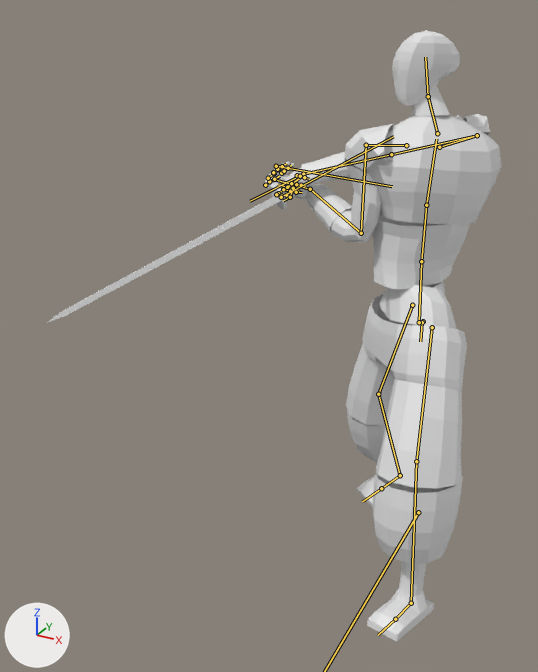
What one commit did to the FBX model Assets/Models/Yamishin/Yamishin.fbx.
Camera for both pictures: a 50 mm camera at (0.67, -3.5, 1.89) aimed at (-0.43, -1.49, 0.89). Arrows for +X, +Y and +Z are at lower left; the lights stay in place. Both versions are drawn at frame 27 of the action 'Armature|Yamishin|Attack3'; the numbers are the values there. The bones that bend it are drawn over the model as lines.

Objects in the first picture: 'Proxy'.
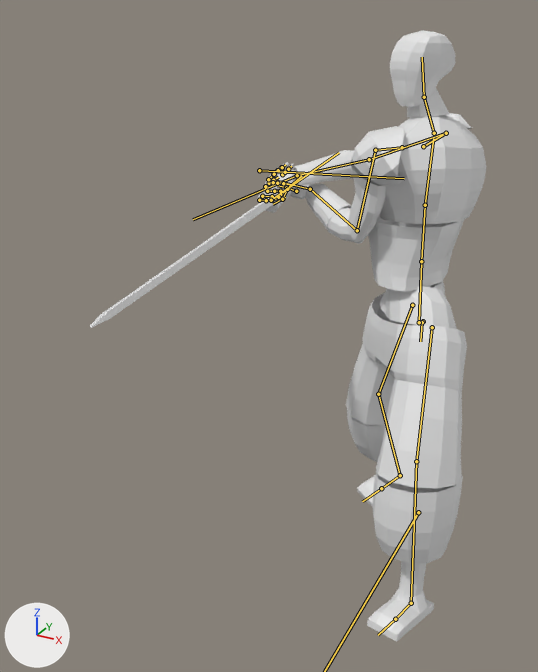
Commit message: fixed third attack animation

Changed parts and their boxes [x1, y1, x2, y2] in the pictures (538 x 672 px):
```json
{"object": "Proxy", "change": "posed", "before": [47, 30, 501, 642], "after": [90, 31, 486, 642], "on screen": "13% narrower"}
{"bone": "Chest", "before": "(421, 261) to (426, 205)", "after": "(421, 261) to (425, 205)"}
{"bone": "Arm.L", "before": "(366, 145) to (361, 233)", "after": "(375, 150) to (357, 230)"}
{"bone": "Forearm.L", "before": "(361, 233) to (310, 189)", "after": "(357, 230) to (310, 189)"}
{"bone": "Arm.R", "before": "(477, 135) to (391, 154)", "after": "(446, 133) to (369, 159)"}
{"bone": "Forearm.R", "before": "(391, 154) to (303, 174)", "after": "(369, 159) to (297, 175)"}
```

Scene script edits in JSON lines:
```json
{"block": "bone_chest", "where": "bone_chest = bpy.data.objects['Armature'].pose.bones['Chest']  # child of 'Spine'"}
{"op": "set", "path": "bone_chest.rotation_quaternion", "old": "(0.983, -0.01, -0.182, 0.019)", "new": "(0.999, -0.006, 0.047, 0.011)", "note": "degrees (-2, -21, 3) -> degrees (-1, 5, 1)"}
{"block": "bone_arm_l", "where": "bone_arm_l = bpy.data.objects['Armature'].pose.bones['Arm.L']  # child of 'Shoulder.L'"}
{"op": "set", "path": "bone_arm_l.rotation_quaternion", "old": "(-0.858, 0.486, -0.131, 0.102)", "new": "(-0.795, 0.409, -0.276, 0.353)", "note": "degrees (-60, 7, -18) -> degrees (-59, 9, -53)"}
{"block": "bone_forearm_l", "where": "bone_forearm_l = bpy.data.objects['Armature'].pose.bones['Forearm.L']  # child of 'Arm.L'"}
{"op": "set", "path": "bone_forearm_l.rotation_quaternion", "old": "(0.661, 0.593, 0.0, -0.46)", "new": "(0.779, 0.496, 0.0, -0.385)", "note": "degrees (69, 33, -46) -> degrees (57, 22, -40)"}
{"block": "bone_arm_r", "where": "bone_arm_r = bpy.data.objects['Armature'].pose.bones['Arm.R']  # child of 'Shoulder.R'"}
{"op": "set", "path": "bone_arm_r.rotation_quaternion", "old": "(0.261, 0.048, -0.365, 0.892)", "new": "(0.544, 0.022, -0.522, 0.656)", "note": "degrees (-41, -16, 153) -> degrees (-56, -37, 121)"}
{"block": "bone_forearm_r", "where": "bone_forearm_r = bpy.data.objects['Armature'].pose.bones['Forearm.R']  # child of 'Arm.R'"}
{"op": "set", "path": "bone_forearm_r.rotation_quaternion", "old": "(0.996, -0.071, 0.0, -0.055)", "new": "(0.934, 0.283, 0.0, 0.219)", "note": "degrees (-8, 0, -6) -> degrees (32, -7, 24)"}
```
